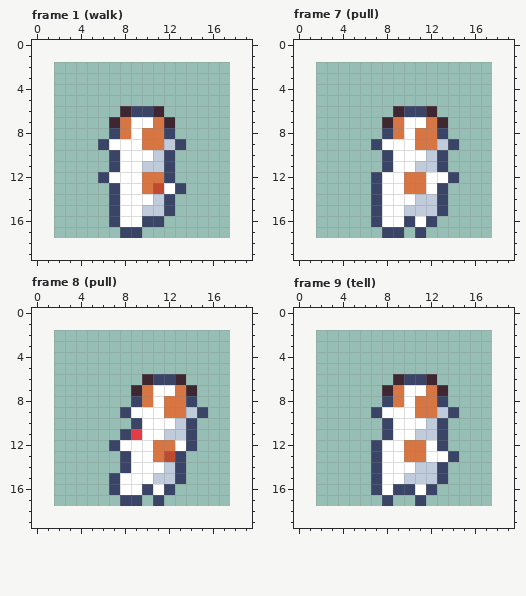
Pixel-art file, stored at art/minis/dog-zippy@50.aseprite. Above, as it was before the edit.
16x16 pixels, 22 frames. Shown: frame 1 (walk), frame 7 (pull), frame 8 (pull), frame 9 (tell). The old version is drawn lined up with the new one, on the new canvas. The commit also changed other frames, which this record leaves out.
The result:
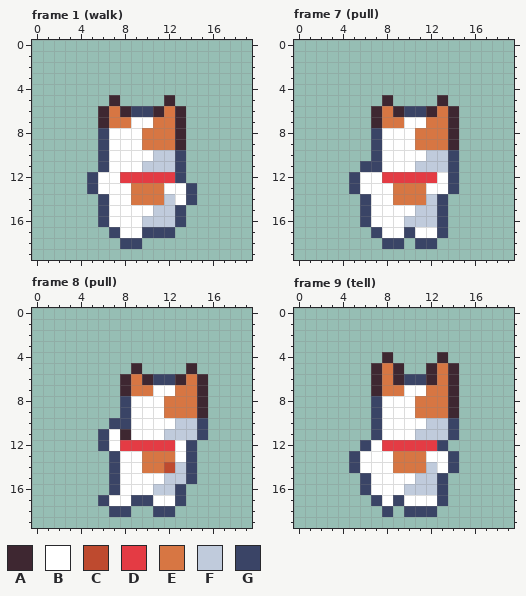
Palette (. is transparent): A #3e2731  B #ffffff  C #be4a2f  D #e43b44  E #d77643  F #c0cbdc  G #3a4466
Changes in this commit:
canvas 16x16 -> 20x20, the old top-left corner now at 2,2
Frame 1 (walk):
y 5: x 7 . -> A; x 12 . -> A
y 6: x 6..7 .. -> AE; x 12..13 .. -> EA
y 7: x 6..7 .A -> AE; x 12..13 A. -> EA
y 8: x 6..8 .GE -> GBB; x 12..13 G. -> EA
y 9: x 12..13 FG -> EA
y 10..11: x 6..7 .G -> GB; x 12..13 G. -> FG
y 12: x 5..6 .G -> GB; x 8..13 BBEEG. -> DDDDDG
y 13: x 5..7 ..G -> GBB; x 9 B -> E; x 11 C -> E; x 13..14 G. -> BG
y 14: x 6..7 .G -> GB; x 9..14 BBFG.. -> EEEFBG
y 15: x 6..7 .G -> GB; x 10 F -> B; x 12..13 G. -> FG
y 16: x 6..7 .G -> GB; x 10..13 GG.. -> FFFG
y 17: x 7..12 .GG... -> GBBGGG
y 18: x 8..9 .. -> GG
Frame 7 (pull):
y 5: x 8 . -> A; x 13 . -> A
y 6: x 7..8 .. -> AE; x 13..14 .. -> EA
y 7: x 7..8 .A -> AE; x 13..14 A. -> EA
y 8: x 7..9 .GE -> GBB; x 13..14 G. -> EA
y 9: x 13..14 FG -> EA
y 10: x 7..8 .G -> GB; x 13..14 G. -> FG
y 11: x 6..8 ..G -> GGB; x 13..14 G. -> FG
y 12: x 5..12 ..GBBEEB -> GBBDDDDD
y 13: x 5..7 ..G -> GBB; x 9 B -> E; x 13..14 G. -> BG
y 14: x 6..7 .G -> GB; x 9..11 BBF -> EEE
y 15: x 6..7 .G -> GB; x 10 F -> B
y 16: x 6..7 .G -> GB; x 10..13 GBG. -> FFFG
y 17: x 7..13 .GG.G.. -> GBBGBBG
y 18: x 8..9 .. -> GG; x 11..12 .. -> GG
Frame 8 (pull):
y 5: x 9 . -> A; x 14 . -> A
y 6: x 8..9 .. -> AE; x 14..15 .. -> EA
y 7: x 8..9 .A -> AE; x 14..15 A. -> EA
y 8: x 8..10 .GE -> GBB; x 14..15 G. -> EA
y 9: x 14..15 FG -> EA
y 10: x 7..9 ..G -> GGB; x 14..15 G. -> FG
y 11: x 6..9 ..GD -> GBAB; x 14..15 G. -> FG
y 12: x 6..12 .GBBBEE -> GBDDDDD
y 13: x 7..8 .G -> GB; x 10 B -> E; x 12..14 CG. -> EBG
y 14: x 7..8 .G -> GB; x 10..14 BBFG. -> EECFG
y 15: x 11 F -> B; x 13..14 G. -> FG
y 16: x 10..13 GBG. -> BFFG
y 17: x 6..8 ..G -> GBB; x 10..13 .G.. -> GBBG
y 18: x 7..8 .. -> GG; x 11..12 .. -> GG
Frame 9 (tell):
y 4: x 8 . -> A; x 13 . -> A
y 5: x 7..9 ... -> AEA; x 12..14 ... -> AEA
y 6: x 7..8 .. -> AE; x 13..14 .. -> EA
y 7: x 7..8 .A -> AE; x 13..14 A. -> EA
y 8: x 7..9 .GE -> GBB; x 13..14 G. -> EA
y 9: x 13..14 FG -> EA
y 10..11: x 7..8 .G -> GB; x 13..14 G. -> FG
y 12: x 6..12 .GBBEEB -> GBDDDDD
y 13: x 5..7 ..G -> GBB; x 9 B -> E
y 14: x 5..7 ..G -> GBB; x 9..11 BBF -> EEE; x 13..14 G. -> BG
y 15: x 6..7 .G -> GB; x 10 F -> B
y 16: x 6..7 .G -> GB; x 9..13 GGBG. -> BFFFG
y 17: x 7..13 .G..G.. -> GBGBBBG
y 18: x 8 . -> G; x 10..12 ... -> GGG
Where, in picture pixels (left, top, right, bottom), the same in both pictures:
changed: (87, 95, 197, 249)
changed: (349, 95, 459, 249)
changed: (98, 363, 208, 517)
changed: (349, 352, 459, 517)
